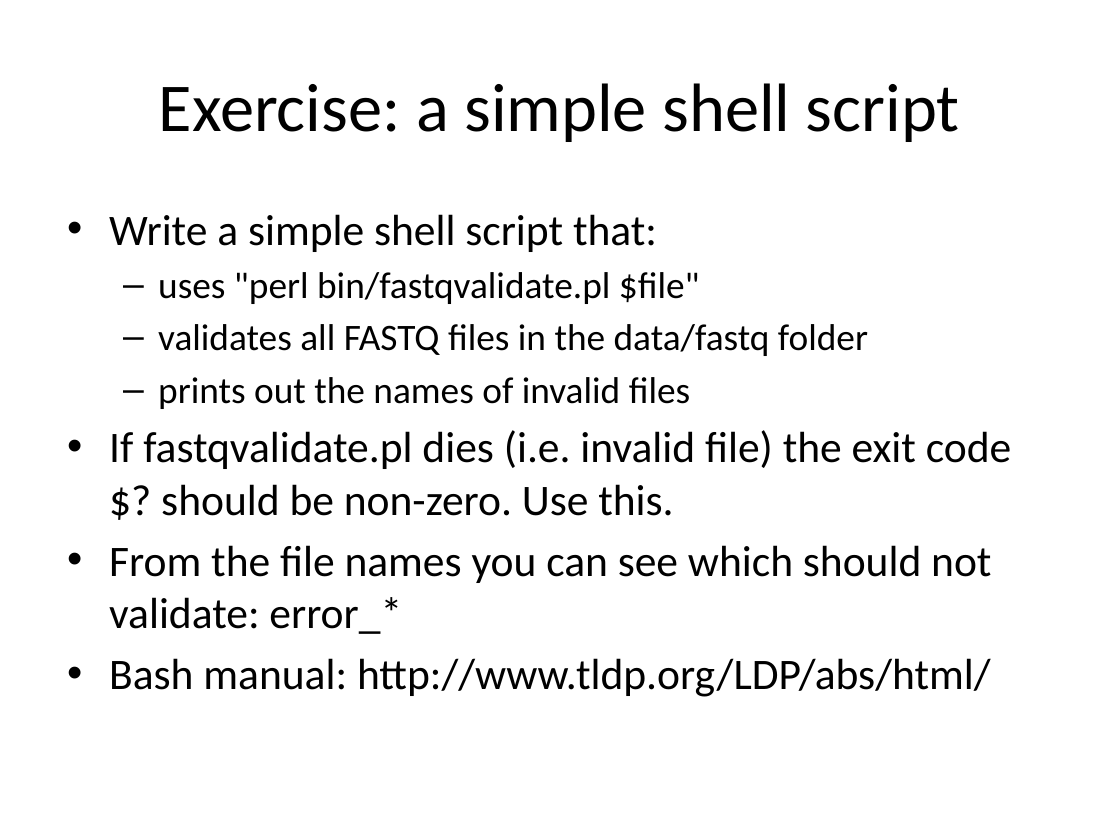
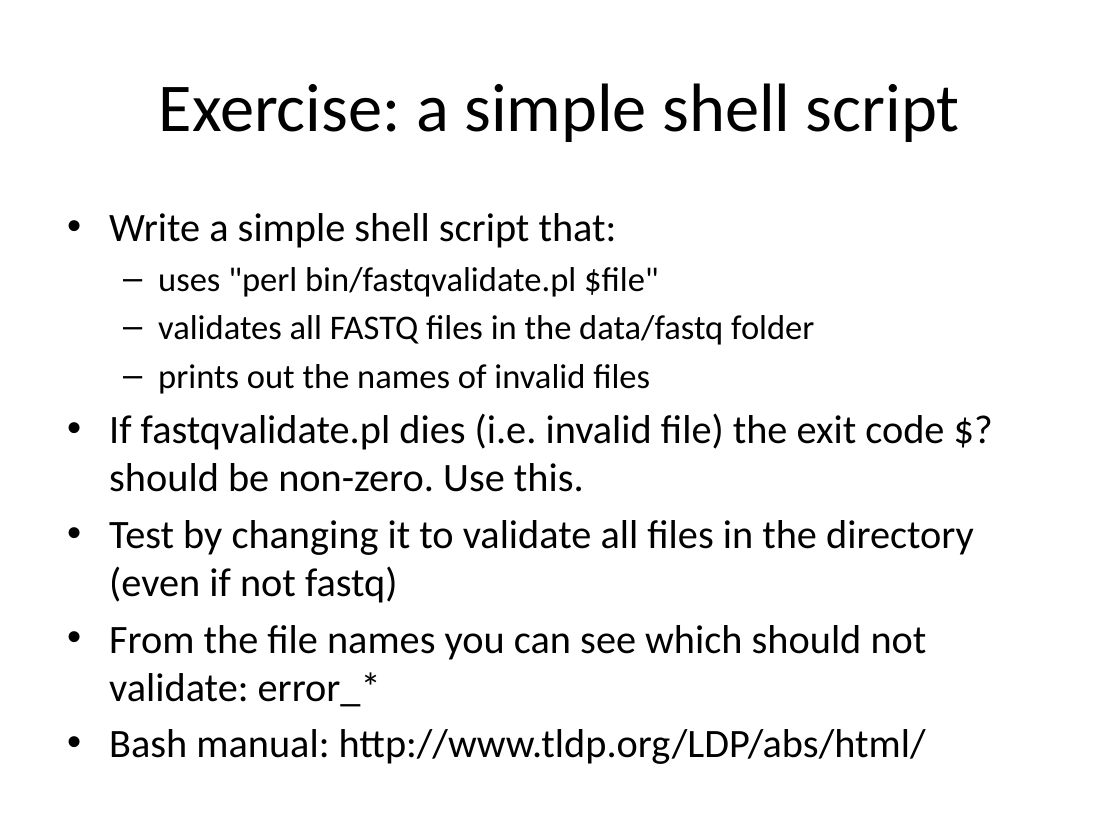
Before and after one commit to rvosa/ngs-workflows, a slide deck: slide 15 of doc/slides/day2/session2/CLIScripting.pptx (slide 16 before the commit). Drawn at 1120x840 pixels with LibreOffice and Linux fonts; fonts in the diff are those of the drawing. Boxes give left, top, right and bottom in pixels: in the first picture for what was removed or moved away, otherwise in the second. Text is boxed around its words. In the diff, an @@ line names an element or a change of style, - is before the commit and + after.

Commit message:
slight modification to CLIScripting Added Capture of Research Data and Analysis Metadata to ProjectOrg

```diff
--- a/doc/slides/day2/session2/CLIScripting.pptx
+++ b/doc/slides/day2/session2/CLIScripting.pptx
@@ text at (109, 213, 944, 764): size 28 to 25.9 pt in "Write a simple shell script that:", "If fastqvalidate.pl dies (i.e. invalid file) the ...", "From the file names you can see ...", "Bash manual: http://www.tldp.org/LDP/abs/html/"; size 24 to 22.2 pt in "uses "perl bin/fastqvalidate.pl $file"", "validates all FASTQ files in the data/fastq ...", "prints out the names of invalid files" @@
@@ text at (109, 520, 974, 603): paragraph added @@
+• Test by changing it to validate all files in the directory (even if not fastq)
```
Also in this commit, not shown: 1 other slide changed, 1 slide removed, 1 other file.
